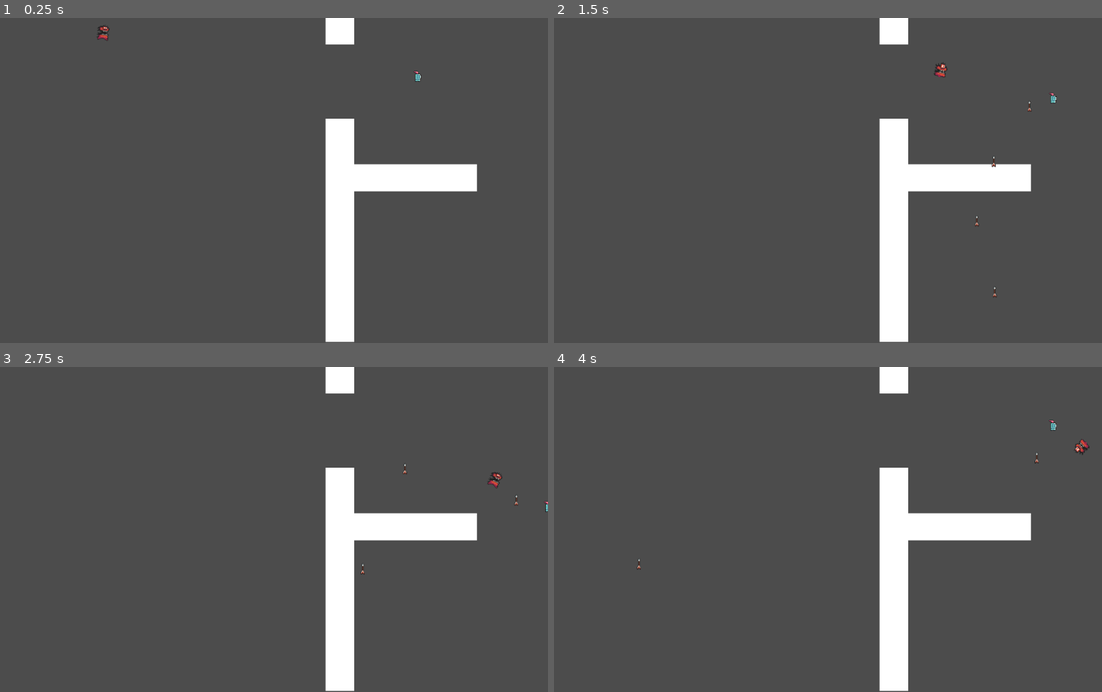
Above: before the commit, frames 1-4 (two rows, left to right).
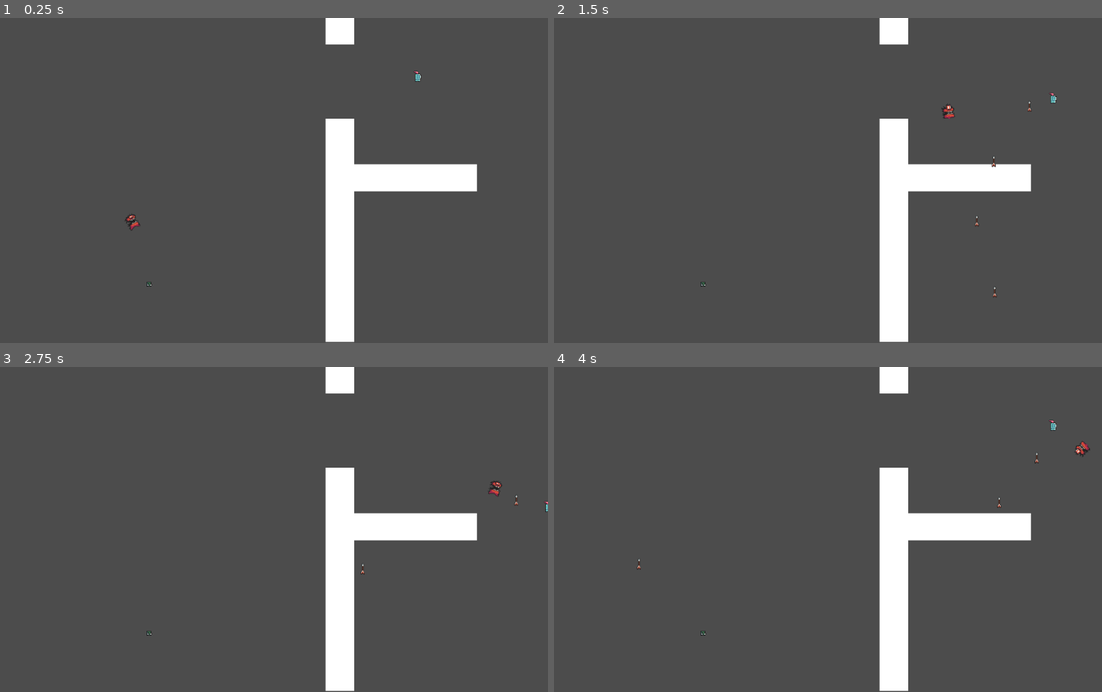
Above: after the commit, the same moments.

Repository: ohchaseoh/TheProtagonist
Game: Godot game, scene res://Level/Level 1.tscn
Same seed, same stepped clock (60 frames per second), same inputs: the game is played once before the commit and once after it. This scene is started directly instead of the project's main scene.
Inputs (mouse positions are in pixels of both pictures, inside the frame that each line leads up to):
- Up to frame 1 (0.25 s): no input
- Up to frame 2 (1.5 s): move the mouse to (948, 164) at 0.52 s; press the mouse at (948, 164) at 0.53 s; hold D (move_right) 0.53-1.28 s; move the mouse to (712, 196) at 1.27 s; release the mouse at (712, 196) at 1.28 s; hold S (move_down) from 1.28 s (still down); click (712, 196) at 1.35 s
- Up to frame 3 (2.75 s): move the mouse to (323, 458) at 2.02 s; release S (move_down) at 2.03 s; press the mouse at (323, 458) at 2.03 s; hold D (move_right) from 2.03 s (still down)
- Up to frame 4 (4 s): move the mouse to (795, 594) at 2.77 s; release D (move_right) at 2.78 s; release the mouse at (795, 594) at 2.78 s; hold W (move_up) 2.78-3.53 s; click (795, 594) at 2.85 s; move the mouse to (992, 578) at 3.52 s; press the mouse at (992, 578) at 3.53 s; hold A (move_left) from 3.53 s (still down)

The runs differ from the first frame. In frame 1, 0.1% of the frame differs, in the area x 17-28%, y 2-83%; in frame 2, 0.2%, in the area x 26-74%, y 13-83%; in frame 3, 0.1%; in frame 4, 0.1%.
Error after the commit: Invalid call. Nonexistent function 'hit' in base 'StaticBody2D'. (res://Bullet.gd:30)

Commit message:
Updated bullet enemy interaction

Diff:
--- /dev/null
+++ b/BadGuy/Charge_BG/Charge_BG.gd
@@ -0,0 +1,24 @@
+extends KinematicBody2D
+
+
+var motion = Vector2()
+var health = 15
+onready var anim_sprite = $AnimatedSprite
+
+
+#if(get_parent().get_node("Player")):
+var target
+
+
+# Called when the node enters the scene tree for the first time.
+func _ready():
+	target = get_parent().get_node("Player").position
+	anim_sprite.play("idle_anim")
+
+
+func _physics_process(delta):
+	pass
+
+
+func _on_Timer_timeout():
+	pass
--- /dev/null
+++ b/BadGuy/Charge_BG/Charge_BG.tscn
@@ -0,0 +1,53 @@
+[gd_scene load_steps=13 format=2]
+
+[ext_resource path="res://BadGuy/Charge_BG/goblin_idle_anim_f0.png" type="Texture" id=1]
+[ext_resource path="res://BadGuy/Charge_BG/goblin_idle_anim_f3.png" type="Texture" id=2]
+[ext_resource path="res://BadGuy/Charge_BG/goblin_idle_anim_f1.png" type="Texture" id=3]
+[ext_resource path="res://BadGuy/Charge_BG/goblin_idle_anim_f2.png" type="Texture" id=4]
+[ext_resource path="res://BadGuy/Charge_BG/Charge_BG.gd" type="Script" id=5]
+[ext_resource path="res://BadGuy/Charge_BG/goblin_run_anim_f0.png" type="Texture" id=6]
+[ext_resource path="res://BadGuy/Charge_BG/goblin_run_anim_f1.png" type="Texture" id=7]
+[ext_resource path="res://BadGuy/Charge_BG/goblin_run_anim_f2.png" type="Texture" id=8]
+[ext_resource path="res://BadGuy/Charge_BG/goblin_run_anim_f3.png" type="Texture" id=9]
+
+[sub_resource type="RectangleShape2D" id=1]
+extents = Vector2( 5, 5 )
+
+[sub_resource type="SpriteFrames" id=2]
+animations = [ {
+"frames": [ ExtResource( 1 ), ExtResource( 3 ), ExtResource( 4 ), ExtResource( 2 ) ],
+"loop": true,
+"name": "idle_anim",
+"speed": 5.0
+}, {
+"frames": [ ExtResource( 6 ), ExtResource( 7 ), ExtResource( 8 ), ExtResource( 9 ) ],
+"loop": true,
+"name": "run_anim",
+"speed": 5.0
+} ]
+
+[sub_resource type="RectangleShape2D" id=3]
+extents = Vector2( 5, 5 )
+
+[node name="Charge_BG" type="KinematicBody2D"]
+script = ExtResource( 5 )
+
+[node name="CollisionShape2D" type="CollisionShape2D" parent="."]
+position = Vector2( 1, 3 )
+shape = SubResource( 1 )
+
+[node name="AnimatedSprite" type="AnimatedSprite" parent="."]
+frames = SubResource( 2 )
+animation = "idle_anim"
+
+[node name="Area2D" type="Area2D" parent="."]
+
+[node name="CollisionShape2D" type="CollisionShape2D" parent="Area2D"]
+position = Vector2( 1, 3 )
+shape = SubResource( 3 )
+
+[node name="Timer" type="Timer" parent="."]
+one_shot = true
+autostart = true
+
+[connection signal="timeout" from="Timer" to="." method="_on_Timer_timeout"]
--- a/BadGuy/Follow_BG/Follow_BG.gd
+++ b/BadGuy/Follow_BG/Follow_BG.gd
@@ -24,11 +24,11 @@
 		print("You Lose!")
 
 
-func _on_Bullet_enemy_hit():
-	#print("Success!")
-	if(health == 1):
+func hit(damage):
+	if(health < damage):
+		health = 0
+		print("Enemy dead")
 		self.queue_free()
-		print("Enemy dead")
 	else:
-		health = health - 1
+		health = health - damage
 		print("Enemy hit")
--- a/Bullet.gd
+++ b/Bullet.gd
@@ -1,12 +1,14 @@
 extends KinematicBody2D
 
 
+onready var enemy = get_node("res://BadGuy/Follow_BG/Follow_BG.tscn")
 var shoot = false
 var speed = 400.0
 onready var target = position
+var damage = 1
 
 
-signal enemy_hit
+signal enemy_hit(damage,enemy)
 
 
 # Called when the node enters the scene tree for the first time.
@@ -23,8 +25,7 @@
 #		apply_impulse(target, Vector2(0, speed))
 	if (collision):
 		#print(collision.collider.name)
-		var collisionName = collision.collider.name
-		if(collisionName == "Follow_BG"):
-			#print("Success!")
-			emit_signal("enemy_hit")
-			self.queue_free()
+		#var collisionType = collision.collider.get_class()
+		#if(collisionType == "KinematicBody2D"):
+		collision.get_collider().hit(damage)
+		self.queue_free()
--- a/Level/Level 1.tscn
+++ b/Level/Level 1.tscn
@@ -1,7 +1,8 @@
-[gd_scene load_steps=5 format=2]
+[gd_scene load_steps=6 format=2]
 
 [ext_resource path="res://Player.tscn" type="PackedScene" id=1]
 [ext_resource path="res://BadGuy/Follow_BG/Follow_BG.tscn" type="PackedScene" id=2]
+[ext_resource path="res://BadGuy/Charge_BG/Charge_BG.tscn" type="PackedScene" id=3]
 
 [sub_resource type="RectangleShape2D" id=1]
 extents = Vector2( 23, 24.5 )
@@ -12,6 +13,7 @@
 
 [node name="Wall1" type="StaticBody2D" parent="."]
 position = Vector2( 640, 398 )
+collision_mask = 0
 
 [node name="CollisionShape2D" type="CollisionShape2D" parent="Wall1"]
 position = Vector2( 0, 1 )
@@ -51,3 +53,7 @@
 position = Vector2( 784, 104 )
 
 [node name="Follow_BG" parent="." instance=ExtResource( 2 )]
+position = Vector2( 72, 472 )
+
+[node name="Charge_BG" parent="." instance=ExtResource( 3 )]
+position = Vector2( 288, 488 )
--- a/Player.gd
+++ b/Player.gd
@@ -49,13 +49,14 @@
 	if Input.is_action_pressed("shoot") and can_fire:
 		var b = bullet.instance()
 		$CollisionShape2D.add_child(b)
-		b.connect("enemy_hit", get_parent().get_node("Follow_BG"), "_on_Bullet_enemy_hit")
-
 		b.target = position.direction_to(target)
 		b.shoot = true
 		can_fire = false
 		yield(get_tree().create_timer(0.25), "timeout")
 		can_fire = true
+
+
+
 
 
 
--- a/project.godot
+++ b/project.godot
@@ -51,6 +51,13 @@
  ]
 }
 
+[layer_names]
+
+2d_render/layer_1="Wall"
+2d_render/layer_2="Enemy"
+2d_render/layer_3="Player"
+2d_render/layer_4="Bullets"
+
 [physics]
 
 common/enable_pause_aware_picking=true
Binary file added: BadGuy/Charge_BG/goblin_idle_anim_f0.png
Not shown, added: BadGuy/Charge_BG/goblin_idle_anim_f0.png.import
Binary file added: BadGuy/Charge_BG/goblin_idle_anim_f1.png
Not shown, added: BadGuy/Charge_BG/goblin_idle_anim_f1.png.import
Binary file added: BadGuy/Charge_BG/goblin_idle_anim_f2.png
Not shown, added: BadGuy/Charge_BG/goblin_idle_anim_f2.png.import
Binary file added: BadGuy/Charge_BG/goblin_idle_anim_f3.png
Not shown, added: BadGuy/Charge_BG/goblin_idle_anim_f3.png.import
